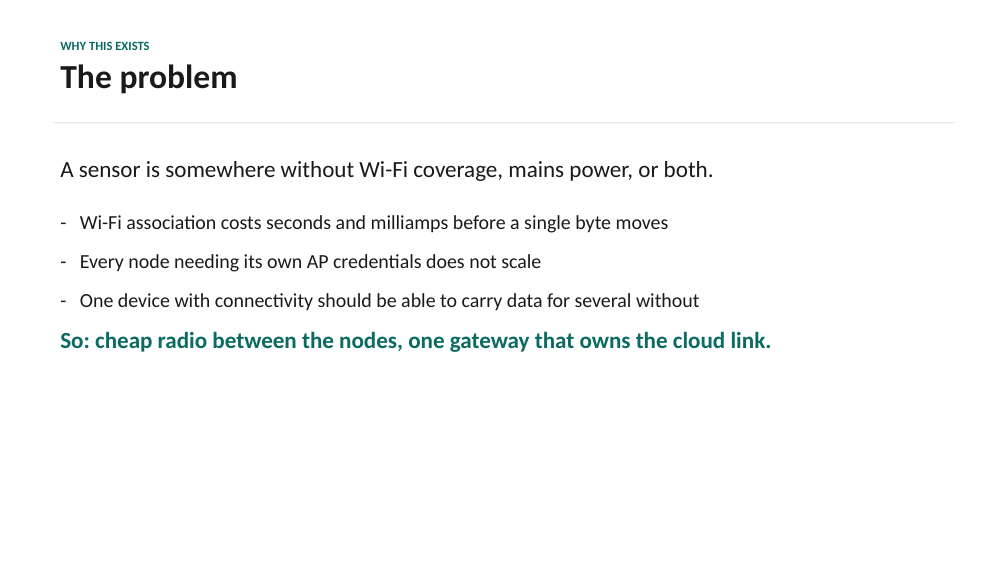
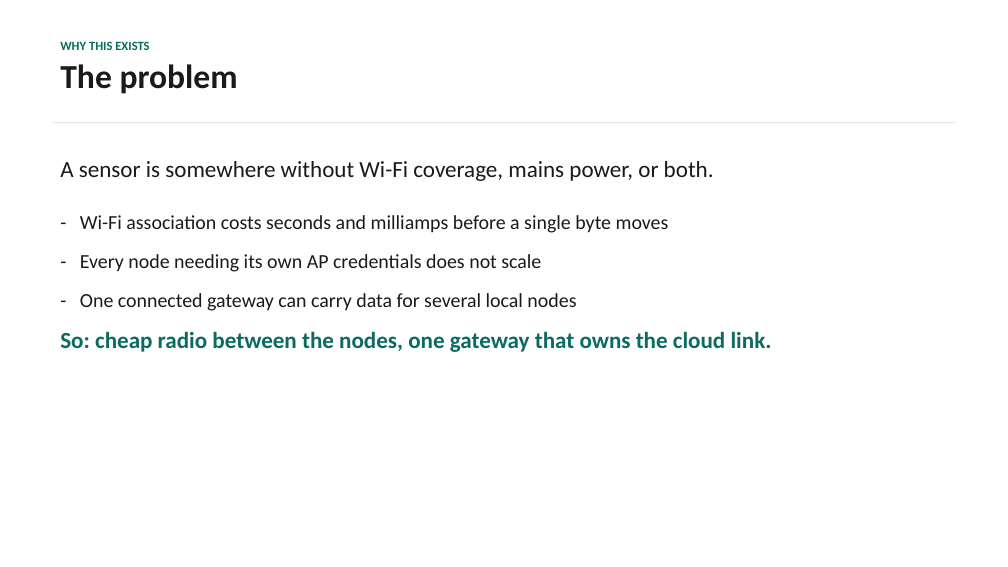
Before and after one commit to bhanuGupta1/esp32-espnow-thingsboard-gateway, a slide deck: slide 2 of PRESENTATION.pptx. Drawn at 1008x567 pixels with LibreOffice and Linux fonts; fonts in the diff are those of the drawing. Boxes give left, top, right and bottom in pixels: in the first picture for what was removed or moved away, otherwise in the second. Text is boxed around its words. In the diff, an @@ line names an element or a change of style, - is before the commit and + after.

```diff
--- a/PRESENTATION.pptx
+++ b/PRESENTATION.pptx
@@ text at <box>80,293,576,311</box>: text changed @@
-- One device with connectivity should be able to carry data for several without
+- One connected gateway can carry data for several local nodes
```
Also in this commit, not shown: 5 other slides changed, 1 slide added, 5 other files.
